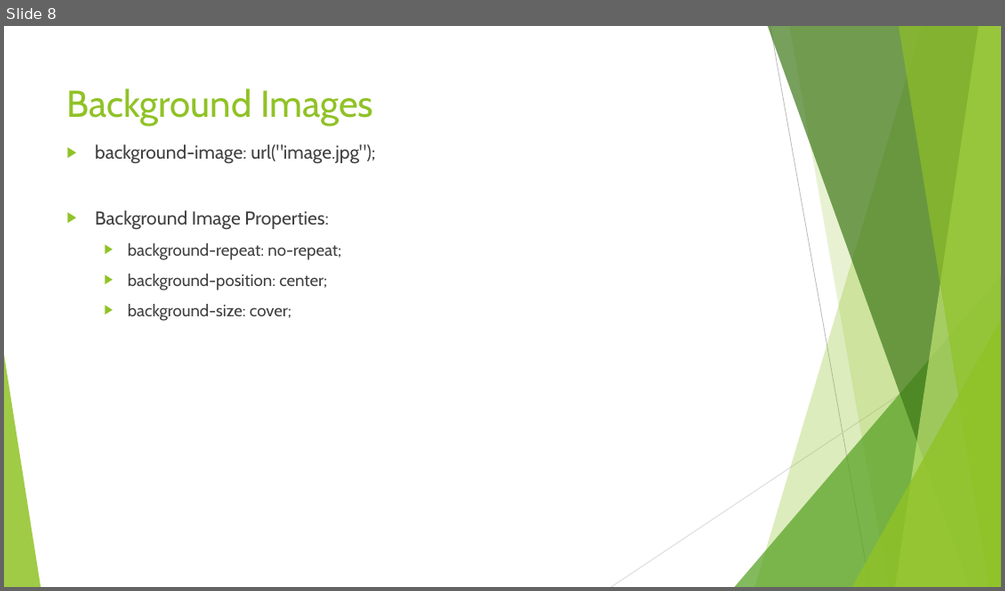
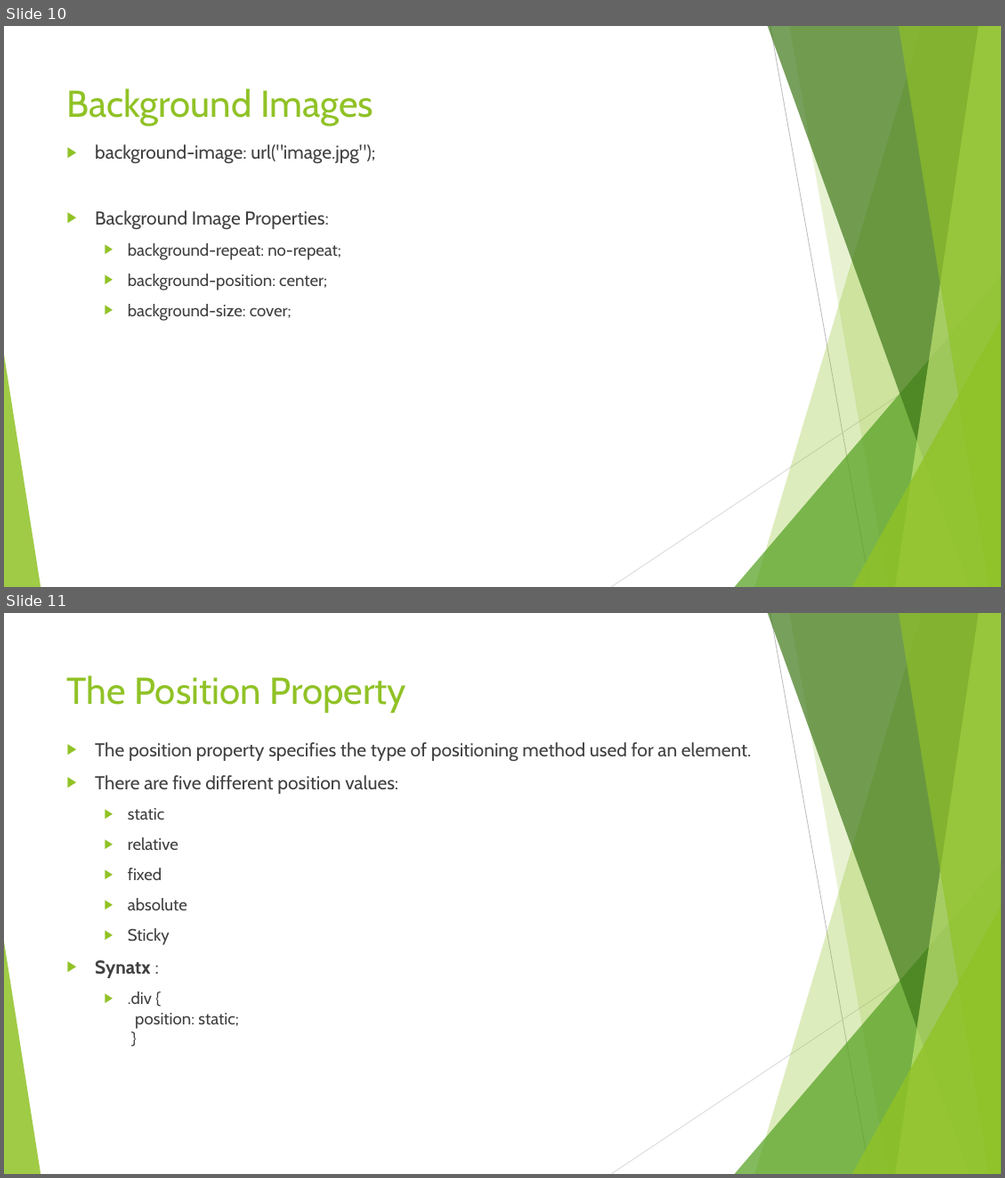
Before and after one commit to Amritpal2001/Day2_CSS, a slide deck: css.pptx. Shown one above the other, each under a label of ours: slide 8 before the commit, slides 10 and 11 after it. The pictures are 1005x591 and 1005x1178 pixels, drawn with LibreOffice and Linux fonts; fonts in the diff are those of the drawing. Boxes give left, top, right and bottom in pixels: in the first picture for what was removed or moved away, otherwise in the second. Text is boxed around its words. In the diff, an @@ line names an element or a change of style, - is before the commit and + after.

```diff
--- a/css.pptx
+++ b/css.pptx
@@ slide 11 added at <box>4,613,1001,1174</box>, background #FFFFFF; not listed: 10 template elements that a slide beside it also shows @@
@@ title added at <box>67,675,405,713</box>, 36 pt, text #90C226 @@
+The Position Property
@@ text added at <box>95,742,751,1029</box>, 18 pt, text #404040 @@
+▶ The position property specifies the type of positioning method used for an element.
+▶ There are five different position values:
+  ▶ static
+  ▶ relative
+  ▶ fixed
+  ▶ absolute
+  ▶ Sticky
+▶ Synatx :
+  ▶ .div {
+    position: static;
+    }
@@ what was slide 8 is now slide 10 @@
```
Also in this commit, not shown: 4 slides changed, 2 other slides added, 3 other files.
